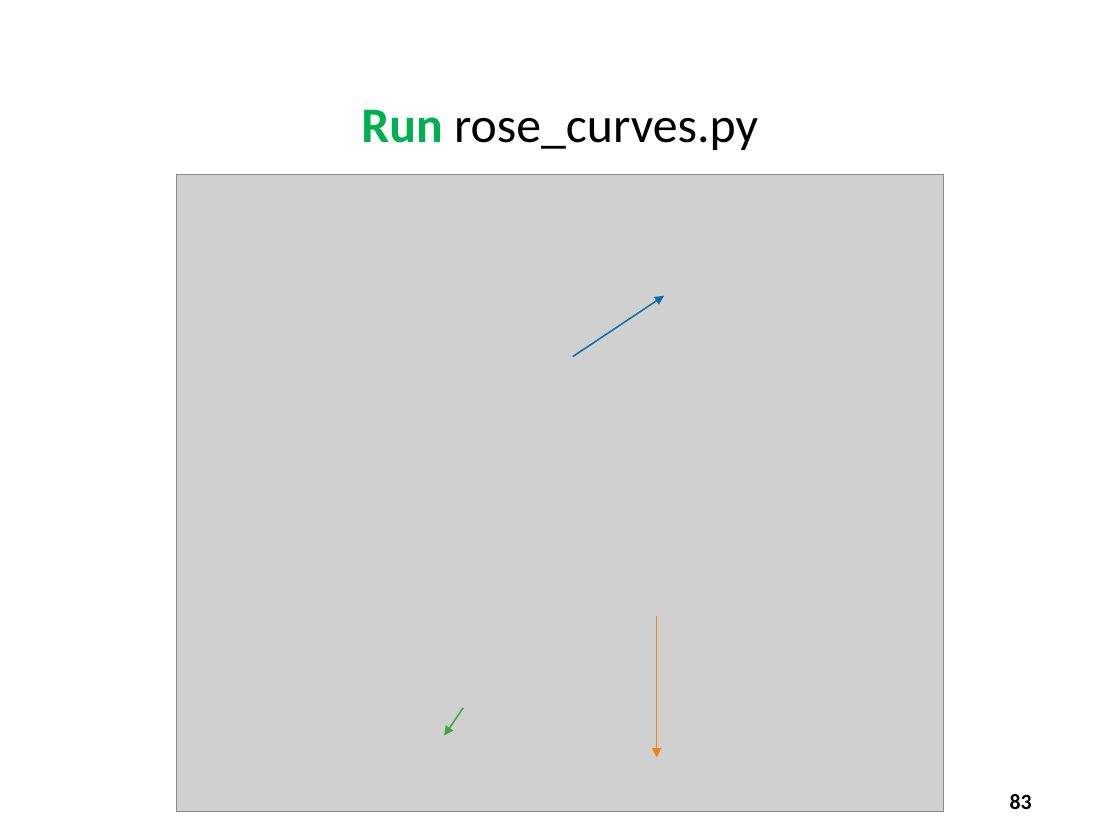
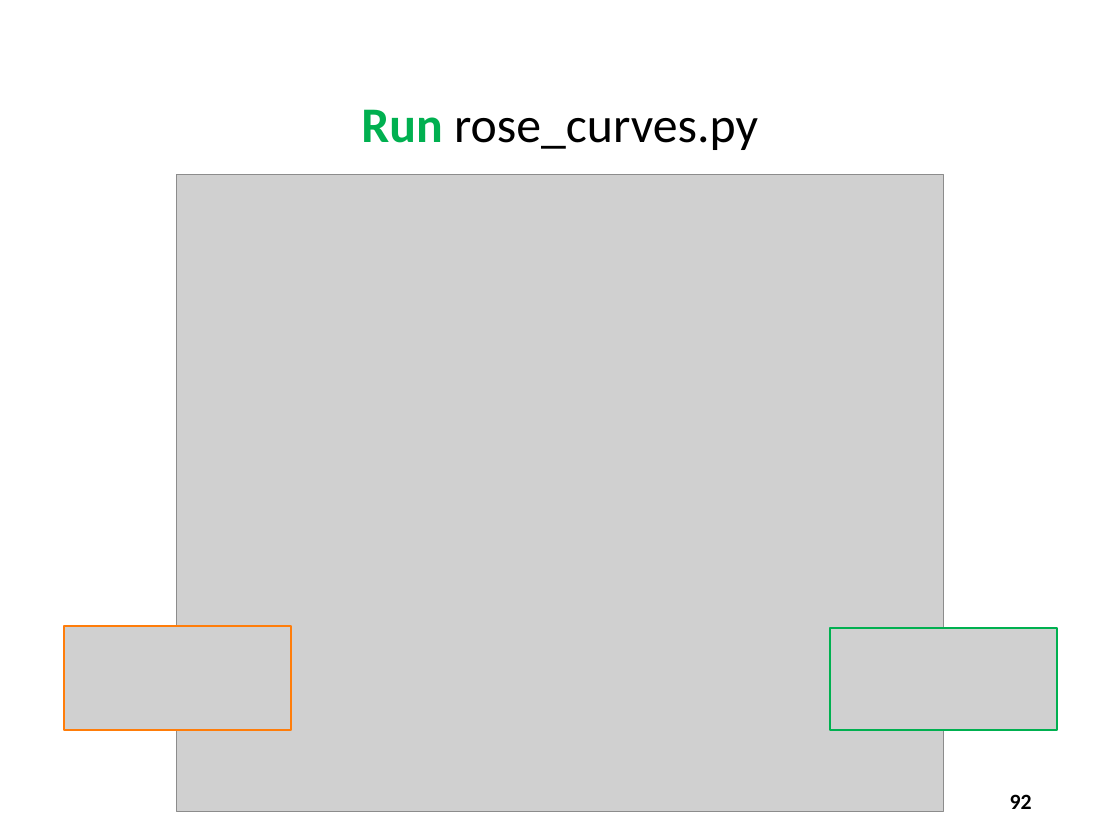
Before and after one commit to dbiersach/scicomp101, a slide deck: slide 92 of Session 07 - Trigonometry and Polar Graphs/Session 07 - Trigonometry and Polar Graphs.pptx (slide 83 before the commit). Drawn at 1120x840 pixels with LibreOffice and Linux fonts; fonts in the diff are those of the drawing; grey boxes stand for pictures. Boxes give left, top, right and bottom in pixels: in the first picture for what was removed or moved away, otherwise in the second. Text is boxed around its words. In the diff, an @@ line names an element or a change of style, - is before the commit and + after.

```diff
--- a/Session 07 - Trigonometry and Polar Graphs/Session 07 - Trigonometry and Polar Graphs.pptx
+++ b/Session 07 - Trigonometry and Polar Graphs/Session 07 - Trigonometry and Polar Graphs.pptx
@@ picture removed at [651,261,917,306] @@
@@ arrow removed from (572, 356) to (664, 296) @@
@@ picture added at [64,626,291,730] @@
@@ arrow removed from (656, 616) to (656, 757) @@
@@ picture added at [830,628,1057,730] @@
@@ arrow removed from (464, 708) to (445, 736) @@
@@ picture removed at [189,721,469,809] @@
@@ picture removed at [627,748,935,793] @@
@@ page number at [1010,794,1032,809]: text changed @@
-83
+92
```
Also in this commit, not shown: 17 other slides changed, 9 slides added, 1 slide removed, 1 other file.
